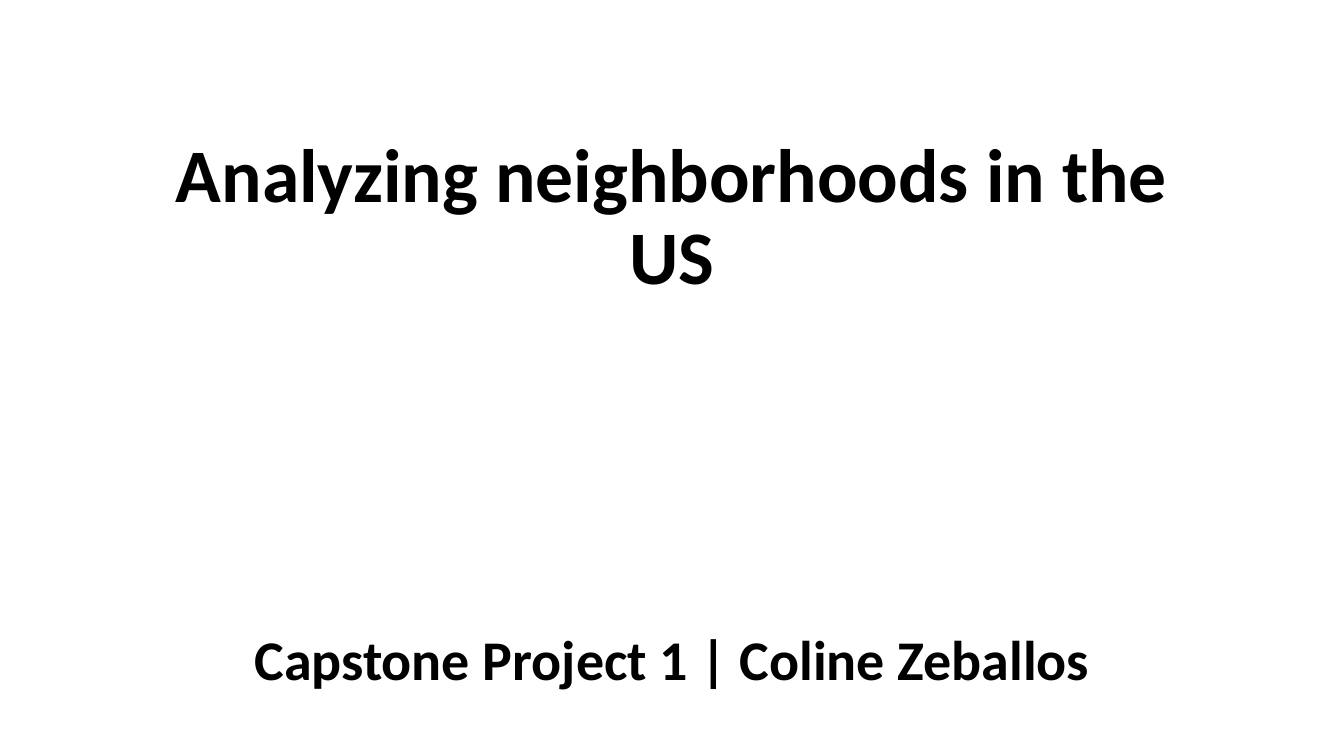
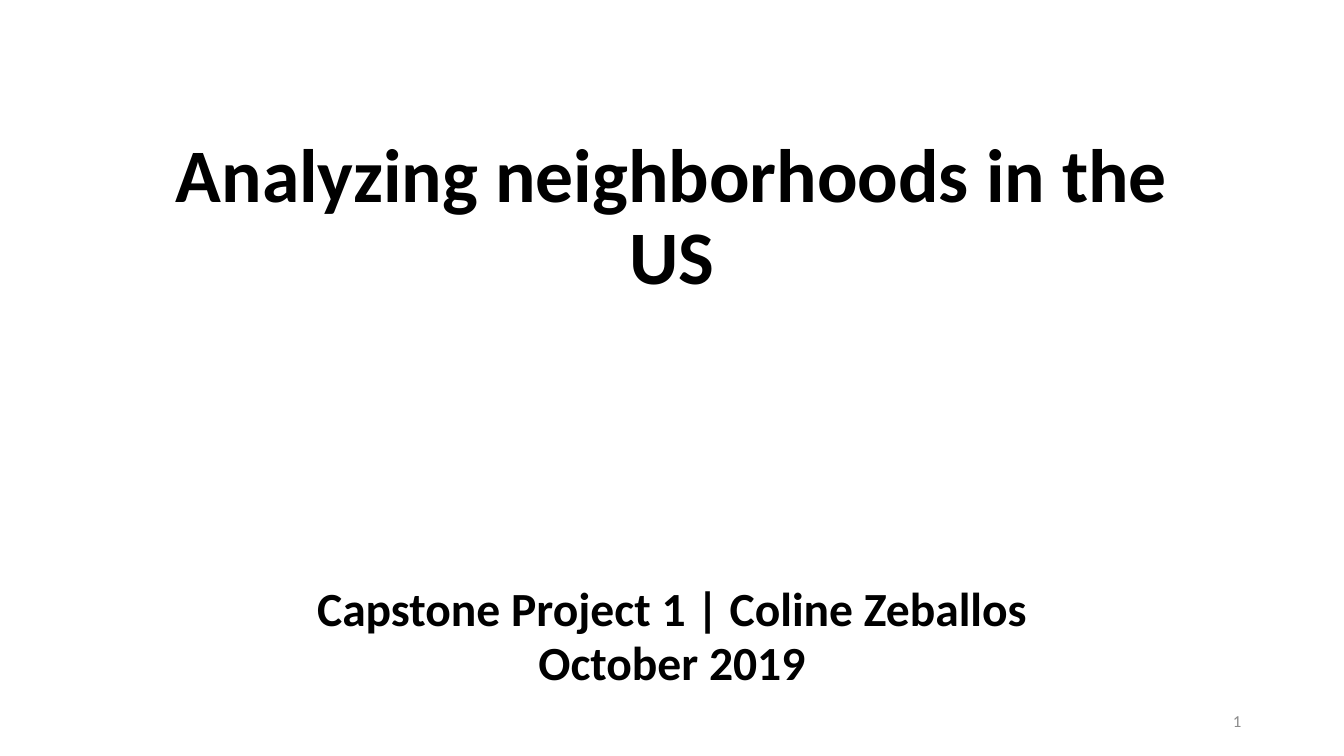
Before and after one commit to Crosita/Capstone-Project-1, a slide deck: slide 1 of Capstone Project 1- presentation.pptx. Drawn at 1344x756 pixels with LibreOffice and Linux fonts; fonts in the diff are those of the drawing; background and template pictures are left out. Boxes give left, top, right and bottom in pixels: in the first picture for what was removed or moved away, otherwise in the second. Text is boxed around its words. In the diff, an @@ line names an element or a change of style, - is before the commit and + after.

```diff
--- a/Capstone Project 1- presentation.pptx
+++ b/Capstone Project 1- presentation.pptx
@@ subtitle "Capstone Project 1 | Coline ...": place and size @@
-subtitle "Capstone Project 1 | Coline ..." at bbox=[254, 640, 1089, 690]
+subtitle "Capstone Project 1 | Coline ..." at bbox=[317, 592, 1027, 681]
@@ subtitle at bbox=[317, 592, 1027, 634]: size 40 to 34 pt in "Capstone Project 1 | Coline Zeballos"; line spacing 0.9 to 0.7 @@
@@ subtitle at bbox=[538, 646, 805, 681]: paragraph added @@
+October 2019
@@ page number added at bbox=[1233, 716, 1241, 727], 12 pt, text #8C8C8C @@
+1
```
Also in this commit, not shown: 5 other slides changed, 6 slides added.
